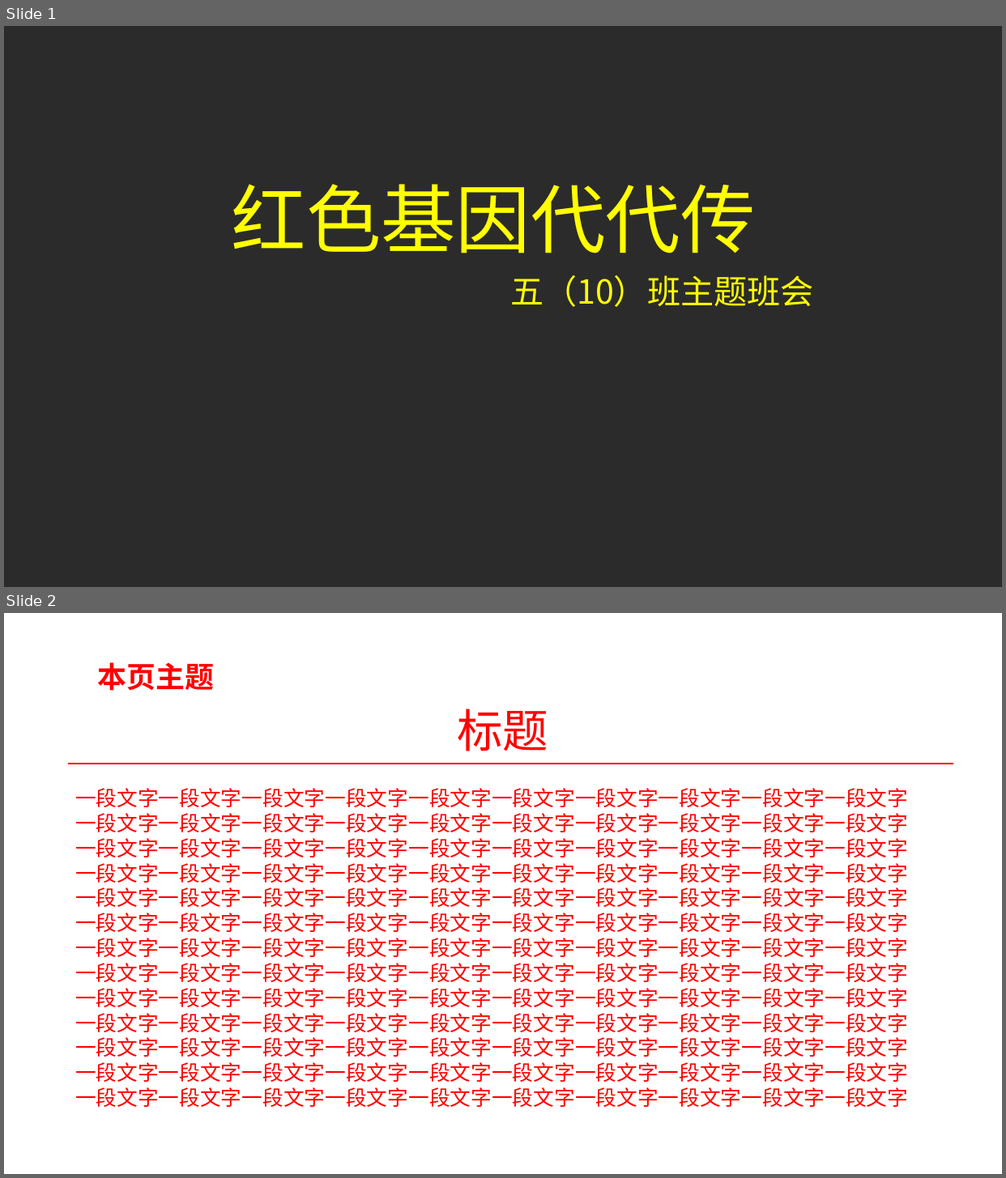
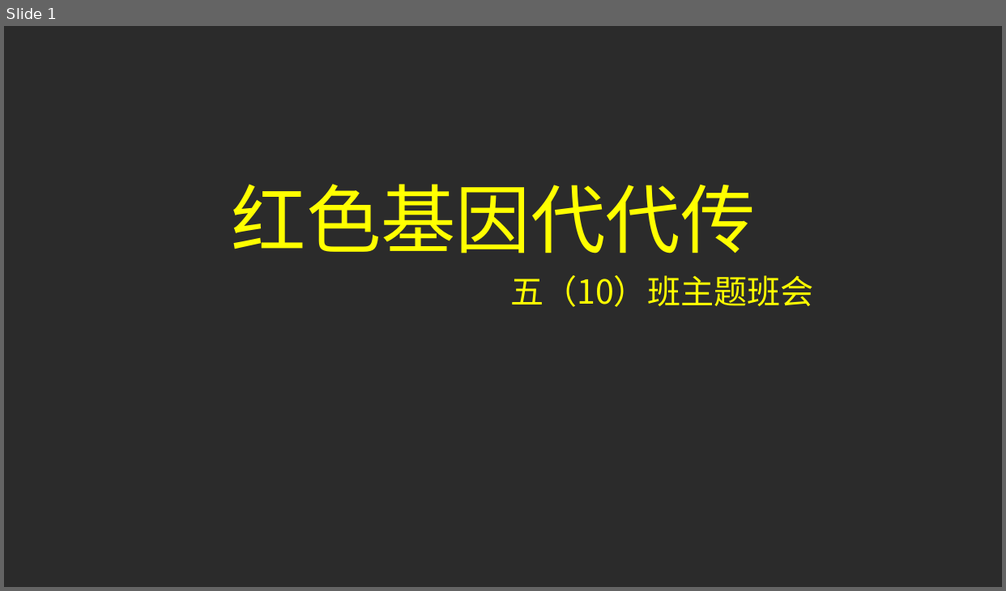
Before and after one commit to RenJian000/website, a slide deck: mine/PPTs/班会.pptx. Shown one above the other, each under a label of ours: slides 1 and 2 before the commit, slide 1 after it. The pictures are 1006x1178 and 1006x591 pixels, drawn with LibreOffice and Linux fonts; fonts in the diff are those of the drawing; background and template pictures are left out; a plain dark background stands for a picture behind light text. Boxes give left, top, right and bottom in pixels: in the first picture for what was removed or moved away, otherwise in the second. Text is boxed around its words. In the diff, an @@ line names an element or a change of style, - is before the commit and + after.

```diff
--- a/mine/PPTs/班会.pptx
+++ b/mine/PPTs/班会.pptx
@@ slide 2 removed at <box>4,613,1002,1174</box>, background picture (left out) @@
@@ text removed at <box>98,662,215,691</box> @@
-本页主题
@@ text removed at <box>457,709,548,752</box> @@
-标题
@@ line removed from (68, 764) to (953, 764) @@
@@ text removed at <box>75,788,908,1107</box> @@
-一段文字一段文字一段文字一段文字一段文字一段文字一段文字一段文字一段文字一段文字一段文字一段文字一段文字一段文字一段文字一段文字一段文字一段文字一段文字一段文字一段文字一段文字一段文字一段文字一段文字一段文字一段文字一段文字一段文字一段文字一段文字一段文字一段文字一段文字一段文字一段文字一段文字一段文字一段文字一段文字一段文字一段文字一段文字一段文字一段文字一段文字一段文字一段文字一段文字一段文字一段文字一段文字一段文字一段文字一段文字一段文字一段文字一段文字一段文字一段文字一段文字一段文字一段文字一段文字一段文字一段文字一段文字一段文字一段文字一段文字一段文字一段文字一段文字一段文字一段文字一段文字一段文字一段文字一段文字一段文字一段文字一段文字一段文字一段文字一段文字一段文字一段文字一段文字一段文字一段文字一段文字一段文字一段文字一段文字一段文字一段文字一段文字一段文字一段文字一段文字一段文字一段文字一段文字一段文字一段文字一段文字一段文字一段文字一段文字一段文字一段文字一段文字一段文字一段文字一段文字一段文字一段文字一段文字一段文字一段文字一段文字一段文字一段文字一段文字一段文字一段文字一段文字一段文字一段文字一段文字
```
Also in this commit, not shown: 5 slides added.
